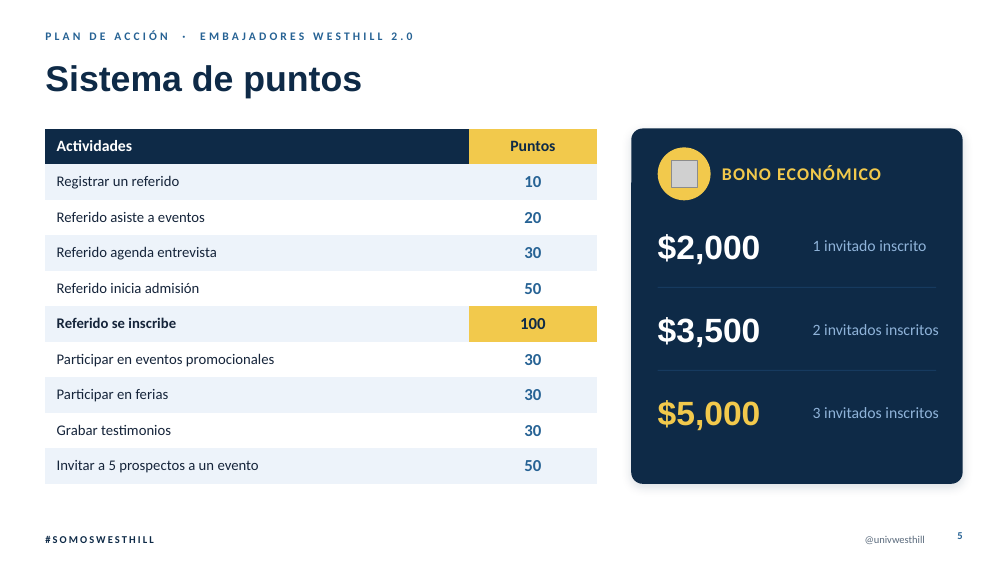
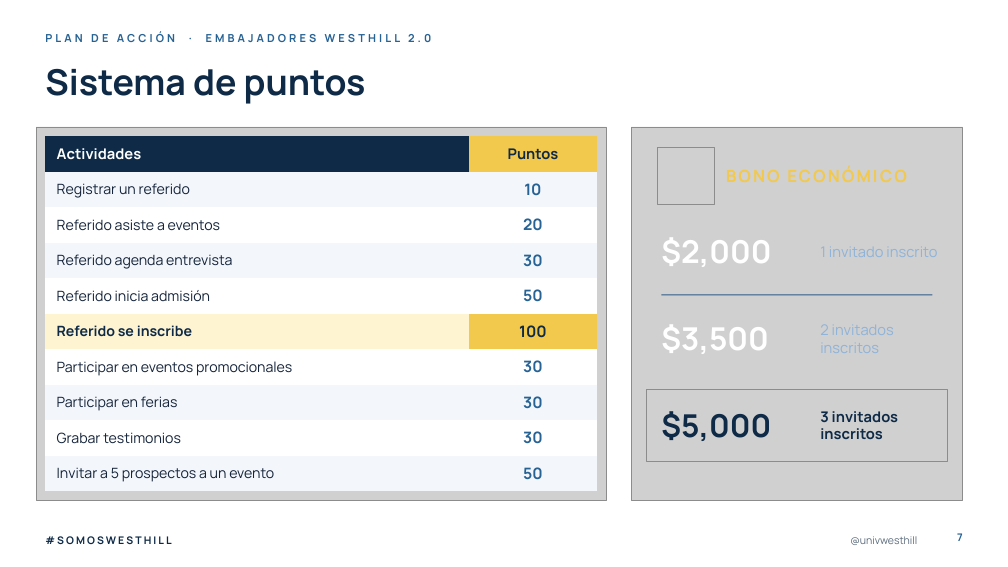
Before and after one commit to dnmcamiloedson-arch/EdUW, a slide deck: slide 7 of presentaciones/Plan_de_Accion_Embajadores_Westhill_2027.pptx (slide 5 before the commit). Drawn at 1008x567 pixels with LibreOffice and Linux fonts; fonts in the diff are those of the drawing; grey boxes stand for pictures; background and template pictures are left out. Boxes give left, top, right and bottom in pixels: in the first picture for what was removed or moved away, otherwise in the second. Text is boxed around its words. In the diff, an @@ line names an element or a change of style, - is before the commit and + after.

```diff
--- a/presentaciones/Plan_de_Accion_Embajadores_Westhill_2027.pptx
+++ b/presentaciones/Plan_de_Accion_Embajadores_Westhill_2027.pptx
@@ text "PLAN DE ACCIÓN · EMBAJADORES ..." at (45,32,431,42): size 11 to 10.5 pt, font Calibri to Manrope @@
@@ title "Sistema de puntos" at (45,69,366,104): font Arial to Manrope @@
@@ picture added at (36,127,606,501) @@
@@ table at (45,136,597,486) @@
@@ fill #EDF3FA to #F3F7FC in 8 cells @@
@@ fill #EDF3FA to #FFF4D2 in row 6, column 1 @@
@@ size 15 to 14 pt in "Actividades", "Puntos" @@
@@ font Calibri to Manrope @@
@@ size 14 to 13.5 pt in "Registrar un referido", "Referido asiste a eventos", "Referido agenda entrevista", "Referido inicia admisión" and 5 more places @@
@@ size 16 to 15 pt in "10", "20", "30", "50" and 5 more places @@
@@ text colour #15243A to #0E2A47 in "Referido se inscribe" @@
@@ table: place and size @@
-table at (45,129,597,477)
+table at (45,136,597,486)
@@ rounded rectangle removed at (631,129,963,484) @@
@@ picture added at (631,127,963,501) @@
@@ ellipse removed at (658,147,711,200) @@
@@ picture added at (658,147,715,204) @@
@@ text "BONO ECONÓMICO" at (726,147,951,204): size 17 to 16 pt, font Calibri to Manrope, letter spacing 1 to 2 pt @@
@@ picture removed at (671,160,698,187) @@
@@ text "$2,000" at (661,238,771,267): size 32 to 30 pt, font Arial to Manrope @@
@@ text "1 invitado inscrito": place and size @@
-text "1 invitado inscrito" at (813,240,926,251)
+text "1 invitado inscrito" at (829,246,937,257)
@@ text "1 invitado inscrito" at (829,246,937,257): size 15 to 14 pt, font Calibri to Manrope @@
@@ line moved from (658, 287) - (936, 287) to (662, 295) - (932, 295) @@
@@ line (662, 295) - (932, 295): stroke #163A5F 1 pt to #2B5A88 1 pt @@
@@ text "$3,500" at (661,325,768,354): size 32 to 30 pt, font Arial to Manrope @@
@@ text "$3,500": place and size @@
-text "$3,500" at (658,317,761,348)
+text "$3,500" at (661,325,768,354)
@@ text "2 invitados inscritos" at (820,325,894,353): size 15 to 14 pt, font Calibri to Manrope @@
@@ text "2 invitados inscritos": place and size @@
-text "2 invitados inscritos" at (813,324,938,335)
+text "2 invitados inscritos" at (820,325,894,353)
@@ picture added at (647,389,948,461) @@
@@ line removed from (658, 371) to (936, 371) @@
@@ text "$5,000": place and size @@
-text "$5,000" at (658,400,761,431)
+text "$5,000" at (661,411,771,441)
@@ text "$5,000" at (661,411,771,441): size 32 to 30 pt, font Arial to Manrope, text colour #F2C94C to #0E2A47 @@
@@ text "3 invitados inscritos": place and size @@
-text "3 invitados inscritos" at (813,407,938,418)
+text "3 invitados inscritos" at (820,411,898,439)
@@ text "3 invitados inscritos" at (820,411,898,439): size 15 to 14 pt, font Calibri to Manrope, text colour #8FB3D9 to #0E2A47, bold on @@
@@ text "#SOMOSWESTHILL" at (45,536,171,544): font Calibri to Manrope @@
@@ text "@univwesthill" at (850,536,917,545): font Calibri to Manrope @@
@@ text "@univwesthill": place and size @@
-text "@univwesthill" at (865,535,925,544)
+text "@univwesthill" at (850,536,917,545)
@@ page number removed at (957,532,962,539) @@
-5
@@ page number added at (957,533,963,541), 10 pt, text #266294, bold @@
+7
```
Also in this commit, not shown: 11 other slides changed, 4 slides added.
